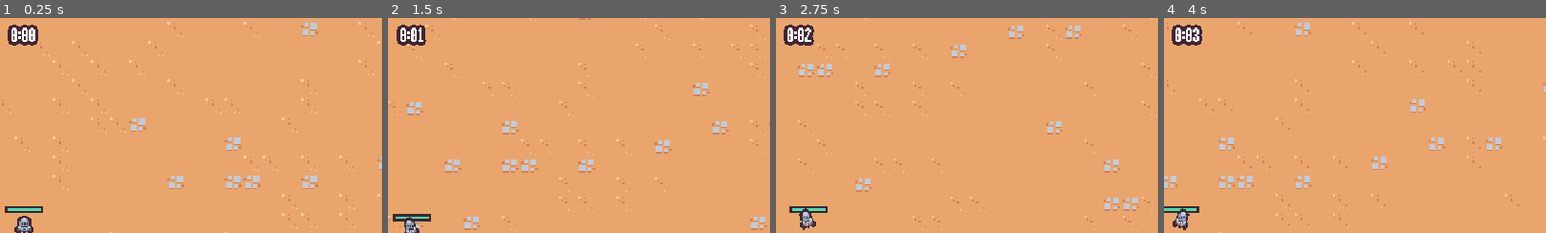
Above: before the commit, frames 1-4 (left to right).
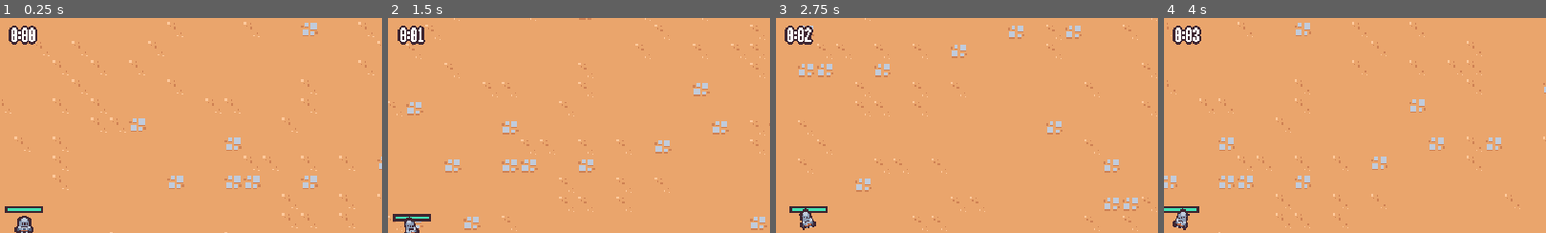
Above: after the commit, the same moments.

Repository: ansonkan/2dsurvivorscourse
Game: Godot game, scene res://scenes/Main/main.tscn
The game is run twice, just before and just after one commit, with the same random seed, the same clock (stepped at 60 frames per second) and the same inputs.
Inputs (mouse positions are % of the whole screen's width and height, from its top left):
- Up to frame 1 (0.25 s): no input
- Up to frame 2 (1.5 s): tap Enter at 0.5 s; move the mouse to (72, 45) at 0.52 s; press the mouse at (72, 45) at 0.53 s; hold D (move_right) 0.53-1.28 s; move the mouse to (30, 55) at 1.27 s; release the mouse at (30, 55) at 1.28 s; hold S (move_down) from 1.28 s (still down); click (30, 55) at 1.35 s
- Up to frame 3 (2.75 s): move the mouse to (60, 28) at 2.02 s; release S (move_down) at 2.03 s; press the mouse at (60, 28) at 2.03 s; hold D (move_right) from 2.03 s (still down)
- Up to frame 4 (4 s): move the mouse to (45, 70) at 2.77 s; release D (move_right) at 2.78 s; release the mouse at (45, 70) at 2.78 s; hold W (move_up) 2.78-3.53 s; click (45, 70) at 2.85 s; move the mouse to (80, 65) at 3.52 s; press the mouse at (80, 65) at 3.53 s; hold A (move_left) from 3.53 s (still down)
The pictures show only the part of the screen within x 47-97%, y 0-50%; the shares and areas given below are measured in that part.

The runs differ from the first frame. In frame 1, 0.1% of the frame differs, in the area x 2-10%, y 3-13%; in frame 2, 0.1%; in frame 3, 0.1%; in frame 4, 0.1%.

Commit message:
up to lesson 46

Diff:
--- /dev/null
+++ b/resources/upgrades/axe_damage.tres
@@ -0,0 +1,10 @@
+[gd_resource type="Resource" script_class="AbilityUpgrade" load_steps=2 format=3 uid="uid://s36ol3v0k0yk"]
+
+[ext_resource type="Script" path="res://resources/upgrades/ability_upgrade.gd" id="1_77f12"]
+
+[resource]
+script = ExtResource("1_77f12")
+id = "axe_damage"
+max_quantity = 0
+name = "Axe Damage"
+description = "Increases axe damage by 10%."
--- /dev/null
+++ b/resources/upgrades/sword_damage.tres
@@ -0,0 +1,10 @@
+[gd_resource type="Resource" script_class="AbilityUpgrade" load_steps=2 format=3 uid="uid://dafpaiaew66ai"]
+
+[ext_resource type="Script" path="res://resources/upgrades/ability_upgrade.gd" id="1_u2vfu"]
+
+[resource]
+script = ExtResource("1_u2vfu")
+id = "sword_damage"
+max_quantity = 0
+name = "Sword Damage"
+description = "Increases sword damage by 15%."
--- a/scenes/ability/axe_ability_controller/axe_ability_controller.gd
+++ b/scenes/ability/axe_ability_controller/axe_ability_controller.gd
@@ -2,10 +2,13 @@
 
 @export var axe_ability_scene: PackedScene
 
-var damage = 10
+var base_damage = 10
+var additional_damage_percent = 1
+
 
 func _ready() -> void:
 	$Timer.timeout.connect(on_timer_timeout)
+	GameEvents.ability_upgrade_added.connect(on_ability_upgrade_added)
 
 
 func on_timer_timeout():
@@ -20,4 +23,9 @@
 	var axe_instance = axe_ability_scene.instantiate() as AxeAbility
 	foreground.add_child(axe_instance)
 	axe_instance.global_position = player.global_position
-	axe_instance.hitbox_component.damage = damage
+	axe_instance.hitbox_component.damage = base_damage * additional_damage_percent
+
+func on_ability_upgrade_added(upgrade: AbilityUpgrade, current_upgrades: Dictionary):
+	if upgrade.id == "axe_damage":
+		additional_damage_percent = 1 + (current_upgrades["axe_damage"]["quantity"] * .1)
+	print(current_upgrades)
--- a/scenes/ability/sword_ability_controller/sword_ability_controller.gd
+++ b/scenes/ability/sword_ability_controller/sword_ability_controller.gd
@@ -4,7 +4,8 @@
 
 @export var sword_ability: PackedScene
 
-var damage = 5
+var base_damage = 5
+var additional_damage_percent = 1
 var base_wait_time
 
 
@@ -35,7 +36,8 @@
 	var sword_instance = sword_ability.instantiate() as SwordAbility
 	var foreground_layer = get_tree().get_first_node_in_group("foreground_layer")
 	foreground_layer.add_child(sword_instance)
-	sword_instance.hitbox_component.damage = damage
+
+	sword_instance.hitbox_component.damage = base_damage * additional_damage_percent
 	sword_instance.global_position = enemies[0].global_position
 	sword_instance.global_position += Vector2.RIGHT.rotated(randf_range(0, TAU)) * 4
 
@@ -44,12 +46,12 @@
 
 
 func on_ability_upgrade_added(upgrade: AbilityUpgrade, current_upgrades: Dictionary):
-	if upgrade.id != "sword_rate":
-		return
+	if upgrade.id == "sword_rate":
+		var percent_reduction = current_upgrades["sword_rate"]["quantity"] * .1
+		$Timer.wait_time = base_wait_time * max(1 - percent_reduction, 0.1)
+		$Timer.start()
+		print("sword wait time = ", $Timer.wait_time)
+	elif upgrade.id == "sword_damage":
+		additional_damage_percent = 1 + (current_upgrades["sword_damage"]["quantity"] * .15)
 
 	print(current_upgrades)
-
-	var percent_reduction = current_upgrades["sword_rate"]["quantity"] * .1
-	$Timer.wait_time = base_wait_time * max(1 - percent_reduction, 0.1)
-	$Timer.start()
-	print("sword wait time = ", $Timer.wait_time)
--- /dev/null
+++ b/scenes/component/hit_flash_component.gd
@@ -0,0 +1,21 @@
+extends Node
+
+@export var health_component: HealthComponent
+@export var sprite: Sprite2D
+@export var hit_flash_material: ShaderMaterial
+
+var hit_flash_tween: Tween
+
+func _ready() -> void:
+	health_component.health_changed.connect(on_health_changed)
+	sprite.material = hit_flash_material
+
+
+func on_health_changed():
+	if hit_flash_tween != null && hit_flash_tween.is_valid():
+		hit_flash_tween.kill()
+
+	(sprite.material as ShaderMaterial).set_shader_parameter("lerp_percent", 1.0)
+	hit_flash_tween = create_tween()
+	hit_flash_tween.tween_property(sprite.material, "shader_parameter/lerp_percent", 0.0, .25)\
+	.set_ease(Tween.EASE_IN).set_trans(Tween.TRANS_CUBIC)
--- /dev/null
+++ b/scenes/component/hit_flash_component.gdshader
@@ -0,0 +1,9 @@
+shader_type canvas_item;
+
+uniform float lerp_percent : hint_range(0.0, 1.0);
+
+void fragment() {
+	vec4 texture_color = texture(TEXTURE, UV);
+	vec4 final_color = mix(texture_color, vec4(1.0, 1.0, 1.0, texture_color.a), lerp_percent);
+	COLOR = final_color;
+}
--- /dev/null
+++ b/scenes/component/hit_flash_component.tscn
@@ -0,0 +1,8 @@
+[gd_scene load_steps=3 format=3 uid="uid://jywcl8r44qba"]
+
+[ext_resource type="Script" path="res://scenes/component/hit_flash_component.gd" id="1_1h12e"]
+[ext_resource type="Material" uid="uid://cfht1rgvlmx6a" path="res://scenes/component/hit_flash_component_material.tres" id="2_x3qvj"]
+
+[node name="HitFlashComponent" type="Node"]
+script = ExtResource("1_1h12e")
+hit_flash_material = ExtResource("2_x3qvj")
--- /dev/null
+++ b/scenes/component/hit_flash_component_material.tres
@@ -0,0 +1,8 @@
+[gd_resource type="ShaderMaterial" load_steps=2 format=3 uid="uid://cfht1rgvlmx6a"]
+
+[ext_resource type="Shader" path="res://scenes/component/hit_flash_component.gdshader" id="1_uvy28"]
+
+[resource]
+resource_local_to_scene = true
+shader = ExtResource("1_uvy28")
+shader_parameter/lerp_percent = 0.0
--- a/scenes/component/hurtbox_component.gd
+++ b/scenes/component/hurtbox_component.gd
@@ -2,6 +2,8 @@
 class_name HurtboxComponent
 
 @export var health_component: Node
+
+var floating_text_scene = preload("res://scenes/ui/floating_text.tscn")
 
 
 func _ready() -> void:
@@ -17,3 +19,13 @@
 
 	var hitbox_component = other_area as HitboxComponent
 	health_component.damage(hitbox_component.damage)
+
+	var floating_text = floating_text_scene.instantiate() as Node2D
+	get_tree().get_first_node_in_group("foreground_layer").add_child(floating_text)
+
+	floating_text.global_position = global_position + (Vector2.UP * 16)
+
+	var format_string = "%0.1f"
+	if round(hitbox_component.damage) == hitbox_component.damage:
+		format_string = "%0.0f"
+	floating_text.start(format_string % hitbox_component.damage)
--- a/scenes/game_object/basic_enemy/basic_enemy.tscn
+++ b/scenes/game_object/basic_enemy/basic_enemy.tscn
@@ -7,6 +7,8 @@
 [ext_resource type="PackedScene" uid="uid://b5oychufftmyb" path="res://scenes/component/velocity_component.tscn" id="4_2ta0m"]
 [ext_resource type="PackedScene" uid="uid://jrkibvqmfg4g" path="res://scenes/component/death_component.tscn" id="4_h6ug3"]
 [ext_resource type="PackedScene" uid="uid://dlv7fhrt3hnd7" path="res://scenes/component/hurtbox_component.tscn" id="4_q3ouq"]
+[ext_resource type="Shader" path="res://scenes/component/hit_flash_component.gdshader" id="6_wggnv"]
+[ext_resource type="PackedScene" uid="uid://jywcl8r44qba" path="res://scenes/component/hit_flash_component.tscn" id="7_oir06"]
 
 [sub_resource type="Animation" id="Animation_oho11"]
 length = 0.001
@@ -70,6 +72,11 @@
 "walk": SubResource("Animation_t0vwn")
 }
 
+[sub_resource type="ShaderMaterial" id="ShaderMaterial_uqyqd"]
+resource_local_to_scene = true
+shader = ExtResource("6_wggnv")
+shader_parameter/lerp_percent = 0.0
+
 [sub_resource type="CircleShape2D" id="CircleShape2D_2iaee"]
 radius = 12.0
 
@@ -96,6 +103,11 @@
 
 [node name="VelocityComponent" parent="." instance=ExtResource("4_2ta0m")]
 
+[node name="HitFlashComponent" parent="." node_paths=PackedStringArray("health_component", "sprite") instance=ExtResource("7_oir06")]
+health_component = NodePath("../HealthComponent")
+sprite = NodePath("../Visuals/Sprite2D")
+hit_flash_material = SubResource("ShaderMaterial_uqyqd")
+
 [node name="DeathComponent" parent="." node_paths=PackedStringArray("health_component", "sprite") instance=ExtResource("4_h6ug3")]
 health_component = NodePath("../HealthComponent")
 sprite = NodePath("../Visuals/Sprite2D")
--- a/scenes/game_object/wizard_enemy/wizard_enemy.tscn
+++ b/scenes/game_object/wizard_enemy/wizard_enemy.tscn
@@ -7,6 +7,8 @@
 [ext_resource type="PackedScene" uid="uid://b5oychufftmyb" path="res://scenes/component/velocity_component.tscn" id="2_xleqi"]
 [ext_resource type="PackedScene" uid="uid://cy6qu3cl737l5" path="res://scenes/component/vial_drop_component.tscn" id="4_3r7xq"]
 [ext_resource type="PackedScene" uid="uid://dlv7fhrt3hnd7" path="res://scenes/component/hurtbox_component.tscn" id="4_q8f70"]
+[ext_resource type="PackedScene" uid="uid://jywcl8r44qba" path="res://scenes/component/hit_flash_component.tscn" id="5_61wdt"]
+[ext_resource type="Shader" path="res://scenes/component/hit_flash_component.gdshader" id="6_4vbth"]
 
 [sub_resource type="Animation" id="Animation_r2rjf"]
 length = 0.001
@@ -112,6 +114,11 @@
 "walk": SubResource("Animation_d0jwf")
 }
 
+[sub_resource type="ShaderMaterial" id="ShaderMaterial_mcusa"]
+resource_local_to_scene = true
+shader = ExtResource("6_4vbth")
+shader_parameter/lerp_percent = 0.0
+
 [sub_resource type="CircleShape2D" id="CircleShape2D_cw24o"]
 radius = 8.0
 
@@ -138,6 +145,11 @@
 [node name="VialDropComponent" parent="." node_paths=PackedStringArray("health_component") instance=ExtResource("4_3r7xq")]
 health_component = NodePath("../HealthComponent")
 
+[node name="HitFlashComponent" parent="." node_paths=PackedStringArray("health_component", "sprite") instance=ExtResource("5_61wdt")]
+health_component = NodePath("../HealthComponent")
+sprite = NodePath("../Visuals/Sprite2D")
+hit_flash_material = SubResource("ShaderMaterial_mcusa")
+
 [node name="DeathComponent" parent="." node_paths=PackedStringArray("health_component", "sprite") instance=ExtResource("2_0k2kj")]
 health_component = NodePath("../HealthComponent")
 sprite = NodePath("../Visuals/Sprite2D")
--- a/scenes/manager/upgrade_manager.gd
+++ b/scenes/manager/upgrade_manager.gd
@@ -1,13 +1,21 @@
 extends Node
 
-@export var upgrade_pool: Array[AbilityUpgrade]
 @export var experience_manager: Node
 @export var upgrade_screen_scene: PackedScene
 
 var current_upgrades = {}
+var upgrade_pool: WeightedTable = WeightedTable.new()
+
+var upgrade_axe = preload("res://resources/upgrades/axe.tres")
+var upgrade_axe_damage = preload("res://resources/upgrades/axe_damage.tres")
+var upgrade_sword_rate = preload("res://resources/upgrades/sword_rate.tres")
+var upgrade_sword_damage = preload("res://resources/upgrades/sword_damage.tres")
 
 
 func _ready() -> void:
+	upgrade_pool.add_item(upgrade_axe, 10)
+	upgrade_pool.add_item(upgrade_sword_rate, 10)
+	upgrade_pool.add_item(upgrade_sword_damage, 10)
 	experience_manager.level_up.connect(on_level_up)
 
 
@@ -24,22 +32,25 @@
 	if upgrade.max_quantity > 0:
 		var current_quantity = current_upgrades[upgrade.id]["quantity"]
 		if current_quantity == upgrade.max_quantity:
-			upgrade_pool = upgrade_pool.filter(func (pool_upgrade): return pool_upgrade.id != upgrade.id)
+			upgrade_pool.remove_item(upgrade)
 
 	print("current_upgrades: ", current_upgrades)
+	update_upgrade_pool(upgrade)
+	GameEvents.emit_ability_upgrade_added(upgrade, current_upgrades)
 
-	GameEvents.emit_ability_upgrade_added(upgrade, current_upgrades)
+
+func update_upgrade_pool(chosen_upgrade: AbilityUpgrade):
+	if chosen_upgrade.id == upgrade_axe.id:
+		upgrade_pool.add_item(upgrade_axe_damage, 10)
 
 
 func pick_upgrades() -> Array[AbilityUpgrade]:
 	var chosen_upgrades: Array[AbilityUpgrade] = []
-	var filtered_upgrades = upgrade_pool.duplicate()
 	for i in 2:
-		if filtered_upgrades.size() == 0:
+		if upgrade_pool.items.size() == chosen_upgrades.size():
 			break
-		var chosen_upgrade = filtered_upgrades.pick_random() as AbilityUpgrade
+		var chosen_upgrade = upgrade_pool.pick_item(chosen_upgrades)
 		chosen_upgrades.append(chosen_upgrade)
-		filtered_upgrades = filtered_upgrades.filter(func (upgrade): return upgrade.id != chosen_upgrade.id)
 
 	return chosen_upgrades
 
--- a/scenes/manager/upgrade_manager.tscn
+++ b/scenes/manager/upgrade_manager.tscn
@@ -1,12 +1,8 @@
-[gd_scene load_steps=6 format=3 uid="uid://bp85w14rqtp2u"]
+[gd_scene load_steps=3 format=3 uid="uid://bp85w14rqtp2u"]
 
 [ext_resource type="Script" path="res://scenes/manager/upgrade_manager.gd" id="1_ikwsy"]
-[ext_resource type="Script" path="res://resources/upgrades/ability_upgrade.gd" id="2_k4wwi"]
-[ext_resource type="Resource" uid="uid://delpocc7abr62" path="res://resources/upgrades/sword_rate.tres" id="3_m0by4"]
-[ext_resource type="Resource" uid="uid://bk1gtv211gstj" path="res://resources/upgrades/axe.tres" id="4_1r25g"]
 [ext_resource type="PackedScene" uid="uid://cvq5dnhuvnxun" path="res://scenes/ui/upgrade_screen.tscn" id="4_o6qsm"]
 
 [node name="UpgradeManager" type="Node"]
 script = ExtResource("1_ikwsy")
-upgrade_pool = Array[ExtResource("2_k4wwi")]([ExtResource("3_m0by4"), ExtResource("4_1r25g")])
 upgrade_screen_scene = ExtResource("4_o6qsm")
--- a/scenes/ui/arena_time_ui.tscn
+++ b/scenes/ui/arena_time_ui.tscn
@@ -20,6 +20,9 @@
 layout_mode = 2
 size_flags_horizontal = 4
 size_flags_vertical = 0
+theme_override_colors/font_shadow_color = Color(0.247059, 0.14902, 0.192157, 1)
 theme_override_colors/font_outline_color = Color(0.247059, 0.14902, 0.192157, 1)
-theme_override_constants/outline_size = 10
+theme_override_constants/shadow_offset_x = 0
+theme_override_constants/shadow_offset_y = 0
+theme_override_constants/outline_size = 6
 text = "Text"
--- /dev/null
+++ b/scenes/ui/floating_text.gd
@@ -0,0 +1,31 @@
+extends Node2D
+
+
+# Called when the node enters the scene tree for the first time.
+func _ready() -> void:
+	pass
+
+
+func start(text: String):
+	$Label.text = text
+
+	var tween = create_tween()
+	tween.set_parallel()
+
+	tween.tween_property(self, "global_position", global_position + (Vector2.UP * 16), .3)\
+	.set_ease(Tween.EASE_OUT).set_trans(Tween.TRANS_CUBIC)
+	tween.chain()
+
+	tween.tween_property(self, "global_position", global_position + (Vector2.UP * 48), .5)\
+	.set_ease(Tween.EASE_IN).set_trans(Tween.TRANS_CUBIC)
+	tween.tween_property(self, "scale", Vector2.ONE, .5)\
+	.set_ease(Tween.EASE_IN).set_trans(Tween.TRANS_CUBIC)
+	tween.chain()
+
+	tween.tween_callback(queue_free)
+
+	var scale_tween = create_tween()
+	scale_tween.tween_property(self, "scale", Vector2.ONE * 1.5, .15)\
+	.set_ease(Tween.EASE_OUT).set_trans(Tween.TRANS_CUBIC)
+	scale_tween.tween_property(self, "scale", Vector2.ONE, .15)\
+	.set_ease(Tween.EASE_IN).set_trans(Tween.TRANS_CUBIC)
--- /dev/null
+++ b/scenes/ui/floating_text.tscn
@@ -0,0 +1,21 @@
+[gd_scene load_steps=2 format=3 uid="uid://dch6h1gyfptab"]
+
+[ext_resource type="Script" path="res://scenes/ui/floating_text.gd" id="1_r428p"]
+
+[node name="FloatingText" type="Node2D"]
+script = ExtResource("1_r428p")
+
+[node name="Label" type="Label" parent="."]
+custom_minimum_size = Vector2(100, 32)
+offset_left = -50.0
+offset_top = -14.0
+offset_right = 50.0
+offset_bottom = 18.0
+theme_override_colors/font_shadow_color = Color(0.247059, 0.14902, 0.192157, 1)
+theme_override_colors/font_outline_color = Color(0.247059, 0.14902, 0.192157, 1)
+theme_override_constants/shadow_offset_x = 0
+theme_override_constants/shadow_offset_y = 0
+theme_override_constants/outline_size = 6
+text = "700"
+horizontal_alignment = 1
+vertical_alignment = 1
--- a/scripts/weighted_table.gd
+++ b/scripts/weighted_table.gd
@@ -9,10 +9,28 @@
 	weight_sum += weight
 
 
-func pick_item():
-	var chosen_weight = randi_range(1, weight_sum)
+func remove_item(item_to_remove):
+	items = items.filter(func (item): return item["item"] != item_to_remove)
+	weight_sum = 0
+	for item in items:
+		weight_sum += item["weight"]
+
+
+func pick_item(exclude: Array = []):
+	var adjusted_items: Array[Dictionary] = items
+	var adjusted_weight_sum = weight_sum
+	if exclude.size() > 0:
+		adjusted_items = []
+		adjusted_weight_sum = 0
+		for item in items:
+			if item["item"] in exclude:
+				continue
+			adjusted_items.append(item)
+			adjusted_weight_sum += item["weight"]
+
+	var chosen_weight = randi_range(1, adjusted_weight_sum)
 	var iteration_sum = 0
-	for item in items:
+	for item in adjusted_items:
 		iteration_sum += item["weight"]
 		if chosen_weight <= iteration_sum:
 			return item["item"]
Not shown: 1 places in scenes/game_object/basic_enemy/basic_enemy.tscn that only renumber resources
Not shown: 1 places in scenes/game_object/wizard_enemy/wizard_enemy.tscn that only renumber resources
